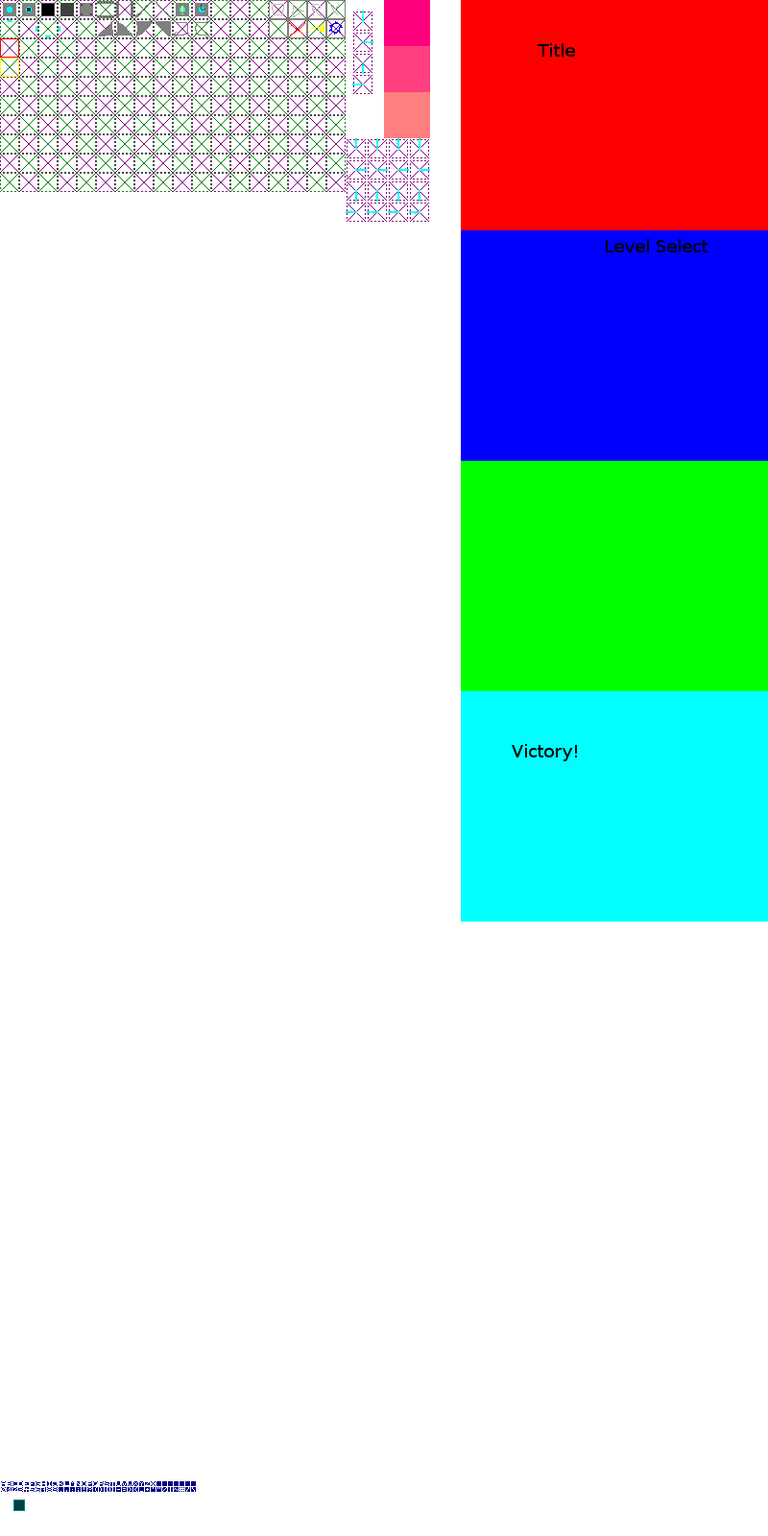
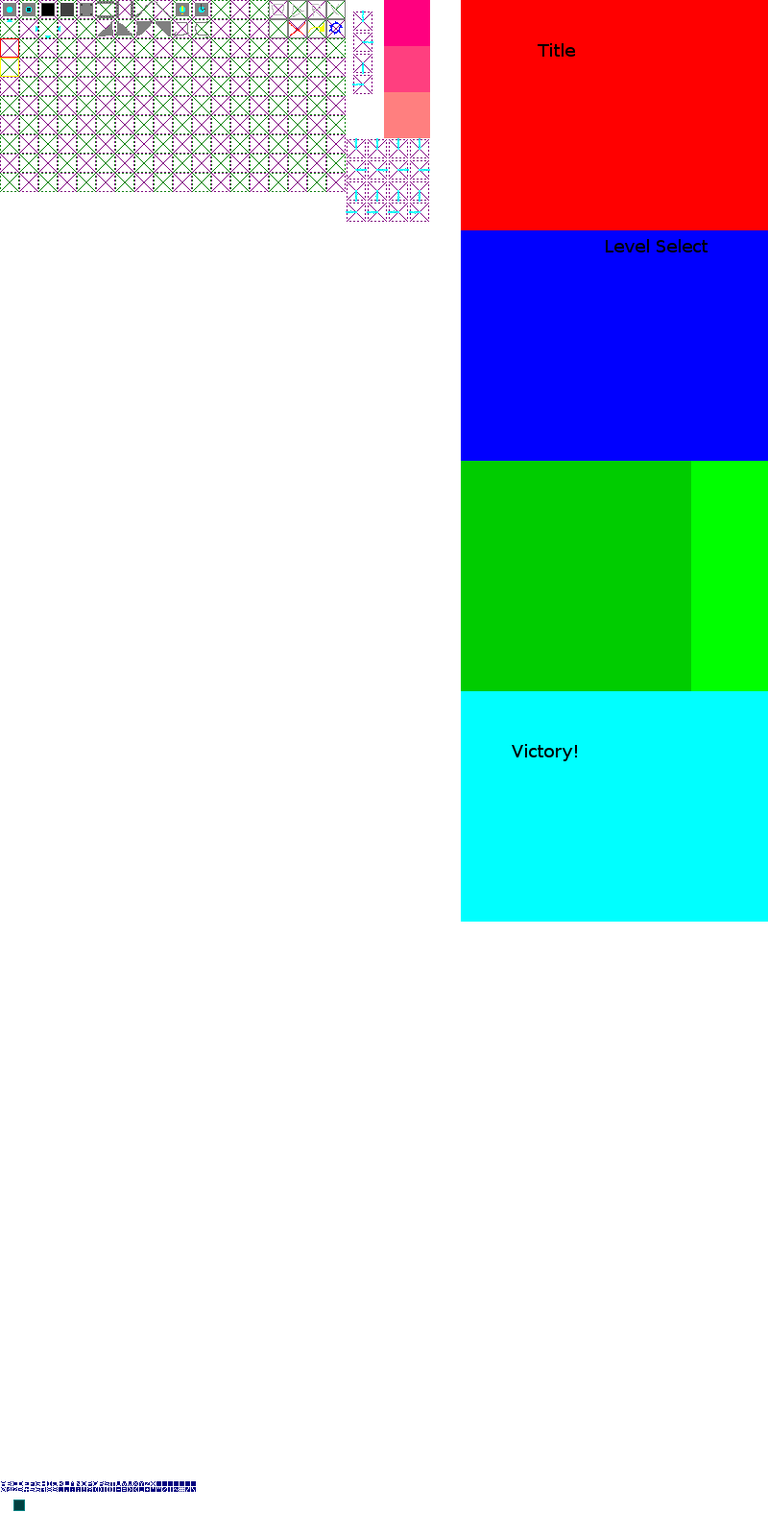
Layer changes from the first (768, 1536) image to the second:
painted on "backgrounds" over [460, 460, 692, 692]
